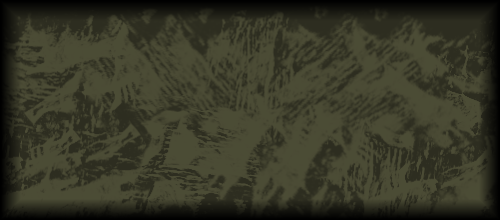
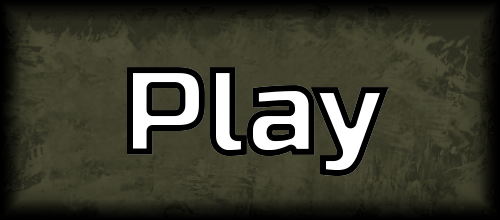
Layered file, before and after one edit (500 × 220). Changes by layer:
added layer "Play" above "Background" over [127, 67, 389, 177]
painted on "Background" over [2, 4, 498, 218]
